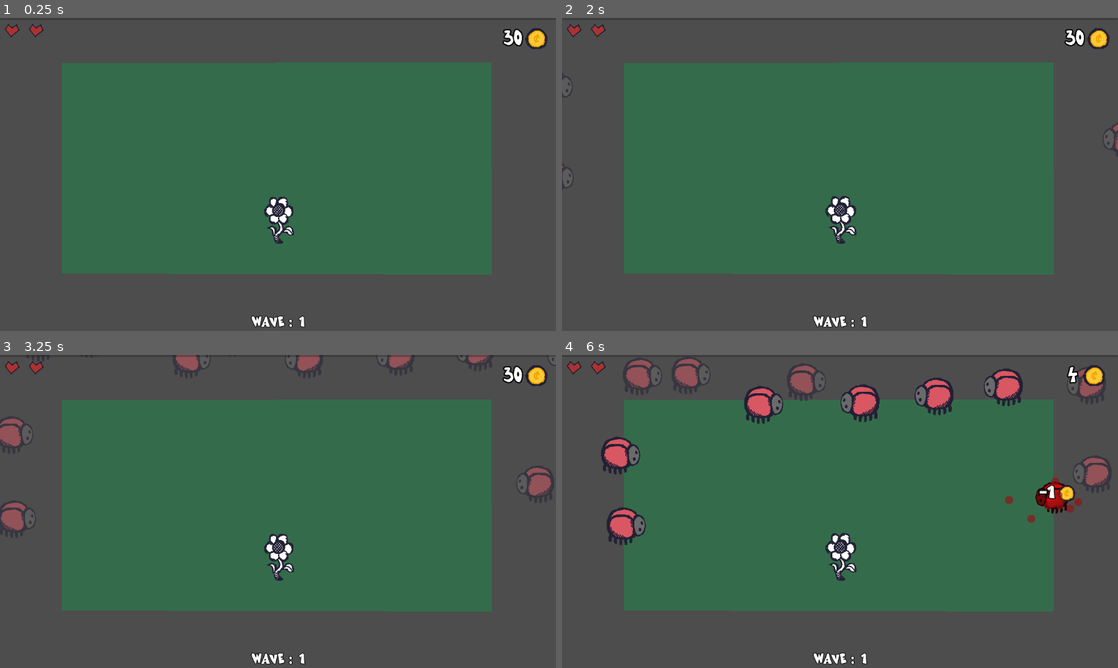
Above: before the commit, frames 1-4 (two rows, left to right).
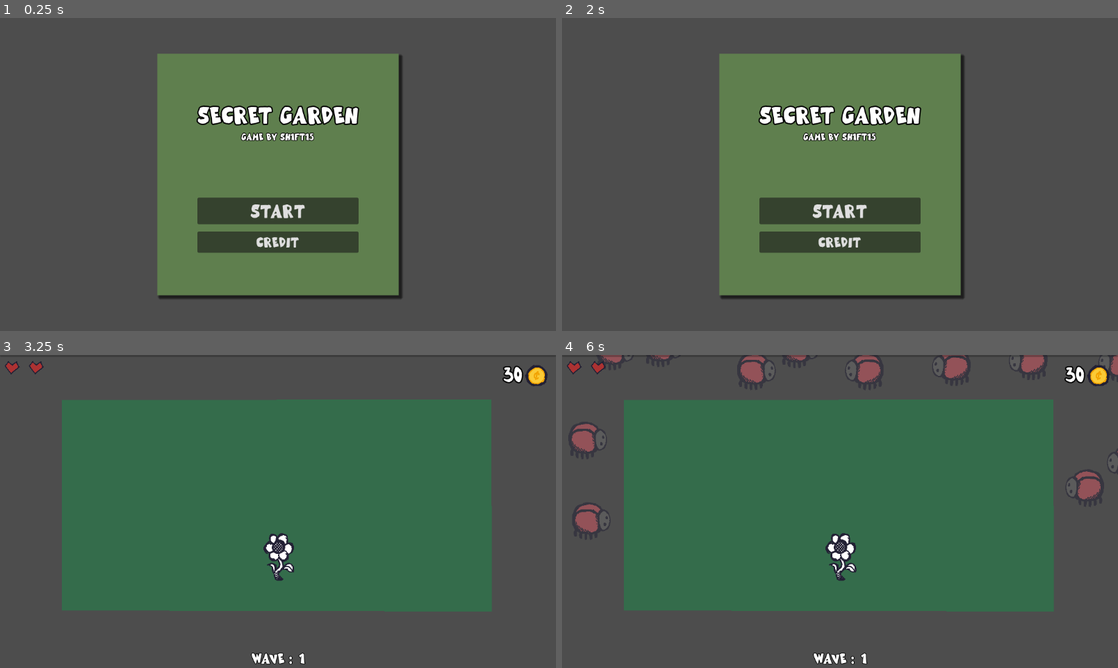
Above: after the commit, the same moments.

Repository: sh1ft15/secret
Game: Godot game, scene res://scenes/menu.tscn
Same seed, same stepped clock (60 frames per second), same inputs: the game is played once before the commit and once after it. Before the commit the project starts from res://scenes/main.tscn.
Inputs (mouse positions are in pixels of both pictures, inside the frame that each line leads up to):
- Up to frame 1 (0.25 s): no input
- Up to frame 2 (2 s): click (840, 243) at 0.5 s, where only the run after the commit has a clickable "Credit"; click (840, 230) at 1.25 s, where only the run after the commit has a clickable "Main Menu"
- Up to frame 3 (3.25 s): click (278, 549) at 2 s, where only the run after the commit has a clickable "Start"; move the mouse to (278, 555) at 2.77 s; press the mouse at (278, 555) at 2.78 s
- Up to frame 4 (6 s): move the mouse to (578, 433) at 3.52 s; release the mouse at (578, 433) at 3.53 s; click (578, 433) at 3.6 s; move the mouse to (595, 517) at 4.27 s; press the mouse at (595, 517) at 4.28 s; move the mouse to (628, 361) at 5.02 s; release the mouse at (628, 361) at 5.03 s; click (628, 361) at 5.1 s; move the mouse to (1056, 495) at 5.77 s; press the mouse at (1056, 495) at 5.78 s

The runs differ from the first frame. In frame 1, 57% of the frame differs, in the area x 0-99%, y 2-99%; in frame 2, 57%, in the area x 0-100%, y 2-99%; in frame 3, 1.3%; in frame 4, 7.7%.

Commit message:
Added main menu

Diff:
--- a/project.godot
+++ b/project.godot
@@ -11,7 +11,7 @@
 [application]
 
 config/name="secret"
-run/main_scene="res://scenes/main.tscn"
+run/main_scene="res://scenes/menu.tscn"
 config/features=PackedStringArray("4.3", "GL Compatibility")
 boot_splash/show_image=false
 config/icon="res://sprites/icon.svg"
--- a/scenes/credit.tscn
+++ b/scenes/credit.tscn
@@ -4,7 +4,7 @@
 [ext_resource type="Script" path="res://scripts/credit.gd" id="1_qifj8"]
 
 [sub_resource type="StyleBoxFlat" id="StyleBoxFlat_8wqqm"]
-bg_color = Color(0.454524, 0.454524, 0.454524, 1)
+bg_color = Color(0.372549, 0.498039, 0.305882, 1)
 border_color = Color(0.903598, 0.903598, 0.903598, 1)
 shadow_size = 5
 shadow_offset = Vector2(5, 5)
@@ -42,7 +42,7 @@
 offset_left = -250.0
 offset_top = -125.0
 offset_right = 250.0
-offset_bottom = 125.0
+offset_bottom = 175.0
 grow_horizontal = 2
 grow_vertical = 2
 theme_override_styles/panel = SubResource("StyleBoxFlat_8wqqm")
@@ -60,7 +60,7 @@
 offset_bottom = 42.5
 grow_horizontal = 2
 grow_vertical = 2
-theme_override_constants/separation = 30
+theme_override_constants/separation = 35
 
 [node name="Title" type="Label" parent="Panel/VBoxContainer"]
 layout_mode = 2
@@ -87,6 +87,6 @@
 layout_mode = 2
 theme_override_fonts/font = ExtResource("1_p4rr5")
 theme_override_font_sizes/font_size = 30
-text = "Back to Game"
+text = "Main Menu"
 
 [connection signal="pressed" from="Panel/VBoxContainer/Button" to="." method="_on_button_pressed"]
--- /dev/null
+++ b/scenes/menu.tscn
@@ -0,0 +1,115 @@
+[gd_scene load_steps=6 format=3 uid="uid://csoq4cw5js4bc"]
+
+[ext_resource type="Script" path="res://scripts/menu.gd" id="1_3jl6y"]
+[ext_resource type="FontFile" uid="uid://0jrk3kh3t8wc" path="res://fonts/RuthlessSketch-q2xD6.ttf" id="2_k5you"]
+
+[sub_resource type="StyleBoxFlat" id="StyleBoxFlat_8wqqm"]
+bg_color = Color(0.374147, 0.497129, 0.306273, 1)
+border_color = Color(0.903598, 0.903598, 0.903598, 1)
+shadow_size = 5
+shadow_offset = Vector2(5, 5)
+
+[sub_resource type="LabelSettings" id="LabelSettings_c25d4"]
+font = ExtResource("2_k5you")
+font_size = 50
+outline_size = 10
+outline_color = Color(0, 0, 0, 1)
+
+[sub_resource type="LabelSettings" id="LabelSettings_iljkj"]
+font = ExtResource("2_k5you")
+font_size = 20
+outline_size = 5
+outline_color = Color(0, 0, 0, 1)
+
+[node name="Menu" type="Control"]
+layout_mode = 3
+anchors_preset = 8
+anchor_left = 0.5
+anchor_top = 0.5
+anchor_right = 0.5
+anchor_bottom = 0.5
+grow_horizontal = 2
+grow_vertical = 2
+script = ExtResource("1_3jl6y")
+
+[node name="Panel" type="Panel" parent="."]
+layout_mode = 1
+anchors_preset = 8
+anchor_left = 0.5
+anchor_top = 0.5
+anchor_right = 0.5
+anchor_bottom = 0.5
+offset_left = -250.0
+offset_top = -250.0
+offset_right = 250.0
+offset_bottom = 250.0
+grow_horizontal = 2
+grow_vertical = 2
+theme_override_styles/panel = SubResource("StyleBoxFlat_8wqqm")
+
+[node name="Header" type="VBoxContainer" parent="Panel"]
+layout_mode = 1
+anchors_preset = 8
+anchor_left = 0.5
+anchor_top = 0.5
+anchor_right = 0.5
+anchor_bottom = 0.5
+offset_left = -167.0
+offset_top = -152.0
+offset_right = 167.0
+offset_bottom = -57.0
+grow_horizontal = 2
+grow_vertical = 2
+size_flags_vertical = 6
+
+[node name="Title" type="Label" parent="Panel/Header"]
+layout_mode = 2
+text = "SECRET GARDEN"
+label_settings = SubResource("LabelSettings_c25d4")
+horizontal_alignment = 1
+
+[node name="Author" type="Label" parent="Panel/Header"]
+layout_mode = 2
+text = "Game by sh1ft15"
+label_settings = SubResource("LabelSettings_iljkj")
+horizontal_alignment = 1
+vertical_alignment = 1
+
+[node name="Buttons" type="VBoxContainer" parent="Panel"]
+layout_mode = 1
+anchors_preset = 8
+anchor_left = 0.5
+anchor_top = 0.5
+anchor_right = 0.5
+anchor_bottom = 0.5
+offset_left = -167.0
+offset_top = 54.0
+offset_right = 167.0
+offset_bottom = 155.0
+grow_horizontal = 2
+grow_vertical = 2
+size_flags_vertical = 6
+theme_override_constants/separation = 15
+
+[node name="Start" type="Button" parent="Panel/Buttons"]
+layout_mode = 2
+theme_override_fonts/font = ExtResource("2_k5you")
+theme_override_font_sizes/font_size = 40
+text = "Start"
+
+[node name="Credit" type="Button" parent="Panel/Buttons"]
+layout_mode = 2
+theme_override_fonts/font = ExtResource("2_k5you")
+theme_override_font_sizes/font_size = 30
+text = "Credit"
+
+[node name="AudioStreamPlayer2D" type="AudioStreamPlayer2D" parent="."]
+volume_db = -2.0
+pitch_scale = 2.0
+
+[connection signal="mouse_entered" from="Panel/Header" to="." method="_on_header_mouse_entered"]
+[connection signal="mouse_exited" from="Panel/Header" to="." method="_on_header_mouse_exited"]
+[connection signal="mouse_entered" from="Panel/Buttons/Start" to="." method="_on_start_mouse_entered"]
+[connection signal="pressed" from="Panel/Buttons/Start" to="." method="_on_start_pressed"]
+[connection signal="mouse_entered" from="Panel/Buttons/Credit" to="." method="_on_credit_mouse_entered"]
+[connection signal="pressed" from="Panel/Buttons/Credit" to="." method="_on_credit_pressed"]
--- a/scripts/card_button.gd
+++ b/scripts/card_button.gd
@@ -21,7 +21,7 @@
 	cost_rect.visible = true
 
 	cur_secret = secret
-	cur_cost = randi_range(3, 10)
+	cur_cost = randi_range(1, 10)
 	cost_label.text = str(cur_cost)
 
 func open():
--- a/scripts/credit.gd
+++ b/scripts/credit.gd
@@ -3,4 +3,4 @@
 # var main_scene = preload("res://scenes/main.tscn").instantiate()
 
 func _on_button_pressed() -> void:
-	get_tree().change_scene_to_file("res://scenes/main.tscn")
+	get_tree().change_scene_to_file("res://scenes/menu.tscn")
--- /dev/null
+++ b/scripts/menu.gd
@@ -0,0 +1,31 @@
+extends Control
+
+var button_entered = preload("res://audios/button_entered.wav")
+
+@onready var audio = $AudioStreamPlayer2D
+@onready var header = $Panel/Header
+
+func _on_start_pressed() -> void:
+	get_tree().change_scene_to_file("res://scenes/main.tscn")
+
+func _on_credit_pressed() -> void:
+	get_tree().change_scene_to_file("res://scenes/credit.tscn")
+
+func _on_credit_mouse_entered() -> void:
+	playAudio(button_entered)
+
+func _on_start_mouse_entered() -> void:
+	playAudio(button_entered)
+
+func playAudio(stream):
+	audio.stream = stream
+	audio.play()
+
+func _on_header_mouse_entered() -> void:
+	header.get_child(0).label_settings.set_font_size(55)
+	header.get_child(1).label_settings.set_font_size(25)
+	playAudio(button_entered)
+
+func _on_header_mouse_exited() -> void:
+	header.get_child(0).label_settings.set_font_size(50)
+	header.get_child(1).label_settings.set_font_size(20)
Not shown, added: audios/button_clicked.wav.import
Not shown, added: audios/button_entered.wav.import
Not shown, added: audios/button_clicked.wav
Not shown, added: audios/button_entered.wav
